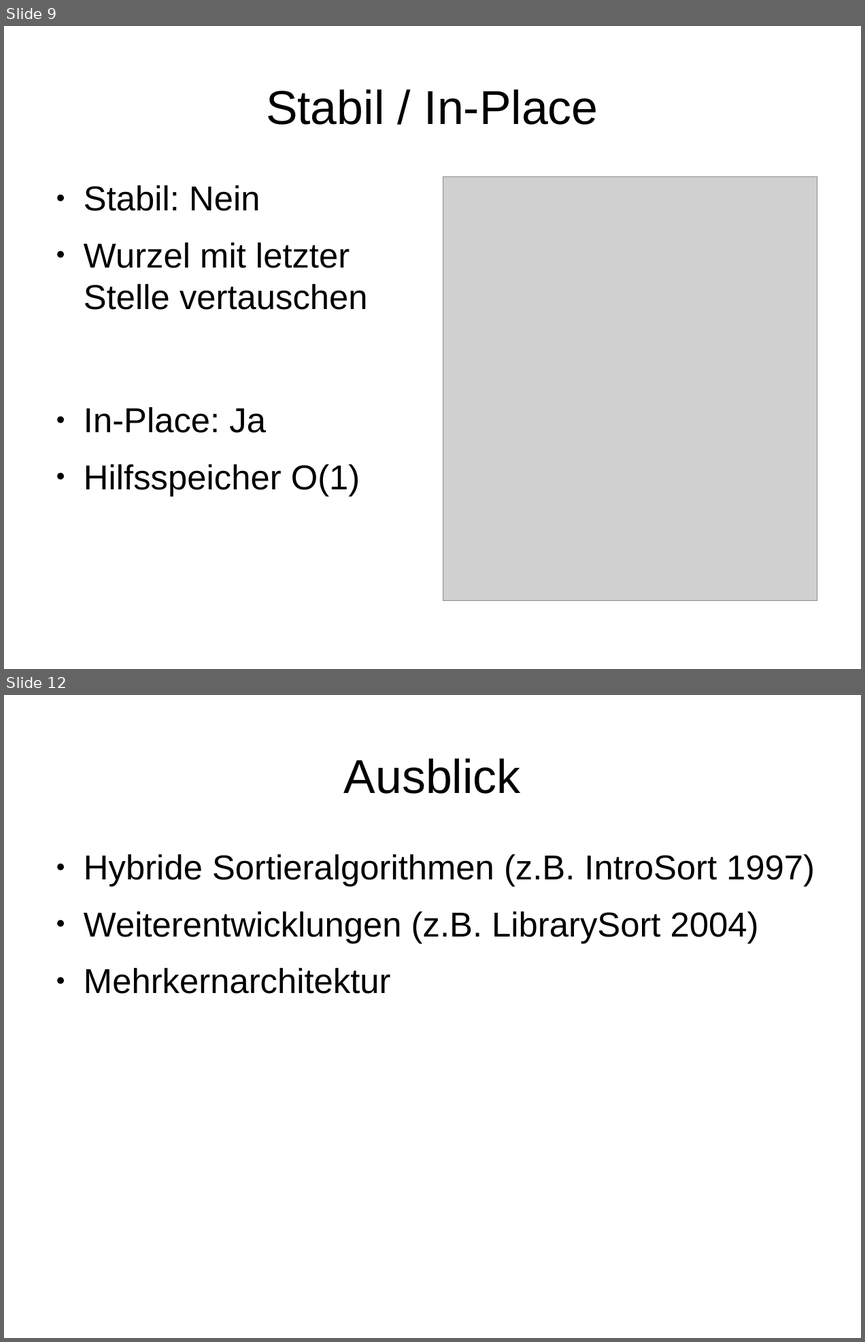
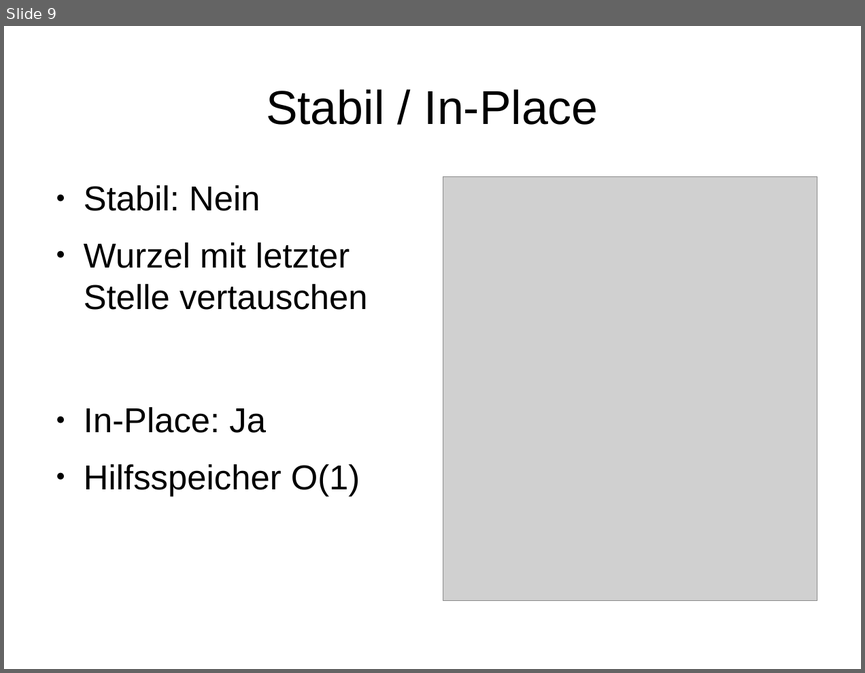
Before and after one commit to hdaTobias/WAI1, a slide deck: Unbenannt 1.odp. Shown one above the other, each under a label of ours: slides 9 and 12 before the commit, slide 9 after it; the slides between them are not shown. The pictures are 865x1342 and 865x673 pixels, drawn with LibreOffice and Linux fonts; fonts in the diff are those of the drawing; grey boxes stand for pictures. Boxes give left, top, right and bottom in pixels: in the first picture for what was removed or moved away, otherwise in the second. Text is boxed around its words. In the diff, an @@ line names an element or a change of style, - is before the commit and + after.

```diff
--- a/Unbenannt 1.odp
+++ b/Unbenannt 1.odp
@@ slide 12 removed at (x1=4, y1=695, x2=861, y2=1338), background #FFFFFF @@
@@ title removed at (x1=344, y1=758, x2=521, y2=794) @@
-Ausblick
@@ text removed at (x1=84, y1=854, x2=815, y2=994) @@
-● Hybride Sortieralgorithmen (z.B. IntroSort 1997)
-● Weiterentwicklungen (z.B. LibrarySort 2004)
-● Mehrkernarchitektur
```
Also in this commit, not shown: 6 slides changed, 1 slide added, 1 other slide removed, 2 other files.
